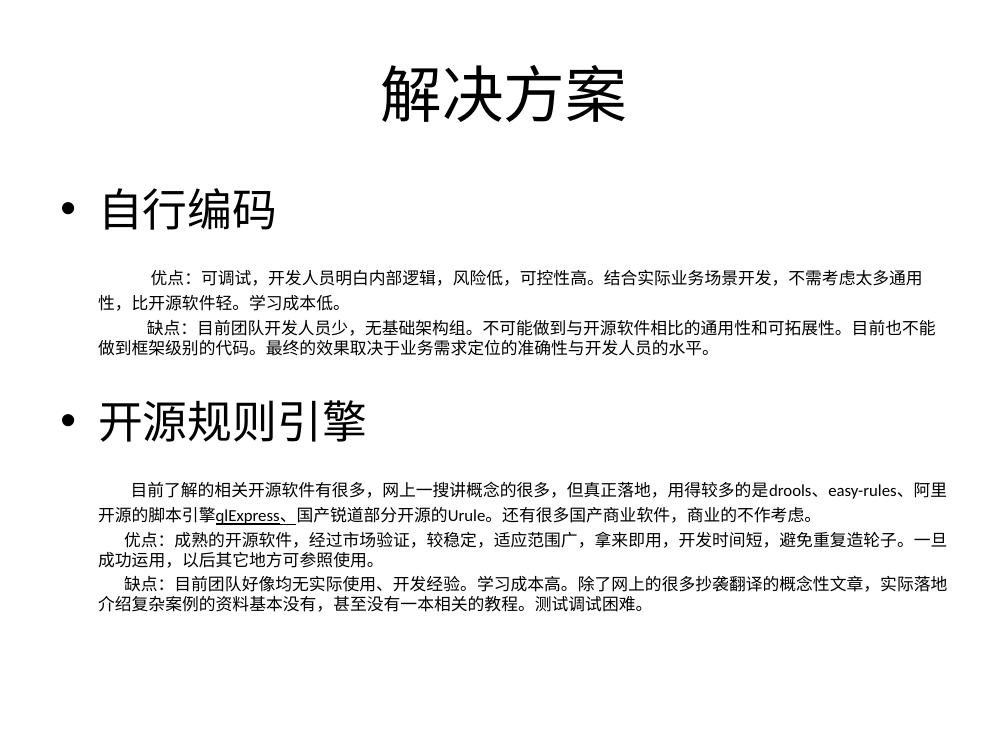
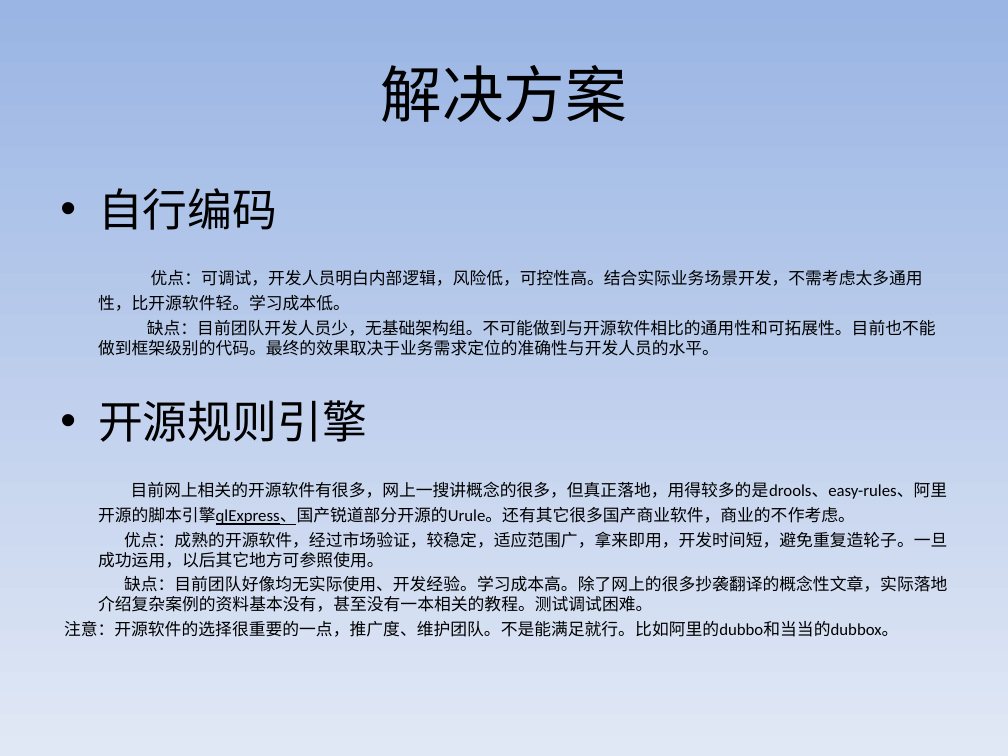
Before and after one commit to wang-xiao-dong/ruleEngine, a slide deck: slide 8 of springboot-drools-reload-rules/src/main/resources/规则引擎技术调研.ppt. Drawn at 1008x756 pixels with LibreOffice and Linux fonts; fonts in the diff are those of the drawing; background and template pictures are left out. Boxes give left, top, right and bottom in pixels: in the first picture for what was removed or moved away, otherwise in the second. Text is boxed around its words. In the diff, an @@ line names an element or a change of style, - is before the commit and + after.

```diff
--- a/springboot-drools-reload-rules/src/main/resources/规则引擎技术调研.ppt
+++ b/springboot-drools-reload-rules/src/main/resources/规则引擎技术调研.ppt
@@ background picture (left out) to gradient #9AB5E4 to #E1E8F5 @@
@@ text at (x1=98, y1=481, x2=948, y2=525): text changed @@
-目前了解的相关开源软件有很多，网上一搜讲概念的很多，但真正落地，用得较多的是drools、easy-rules、阿里开源的脚本引擎qlExpress、国产锐道部分开源的Urule。还有很多国产商业软件，商业的不作考虑。
+目前网上相关的开源软件有很多，网上一搜讲概念的很多，但真正落地，用得较多的是drools、easy-rules、阿里开源的脚本引擎qlExpress、国产锐道部分开源的Urule。还有其它很多国产商业软件，商业的不作考虑。
@@ text at (x1=64, y1=621, x2=898, y2=637): paragraph added @@
+注意：开源软件的选择很重要的一点，推广度、维护团队。不是能满足就行。比如阿里的dubbo和当当的dubbox。
```
Also in this commit, not shown: 11 other slides changed, 10 other files.
